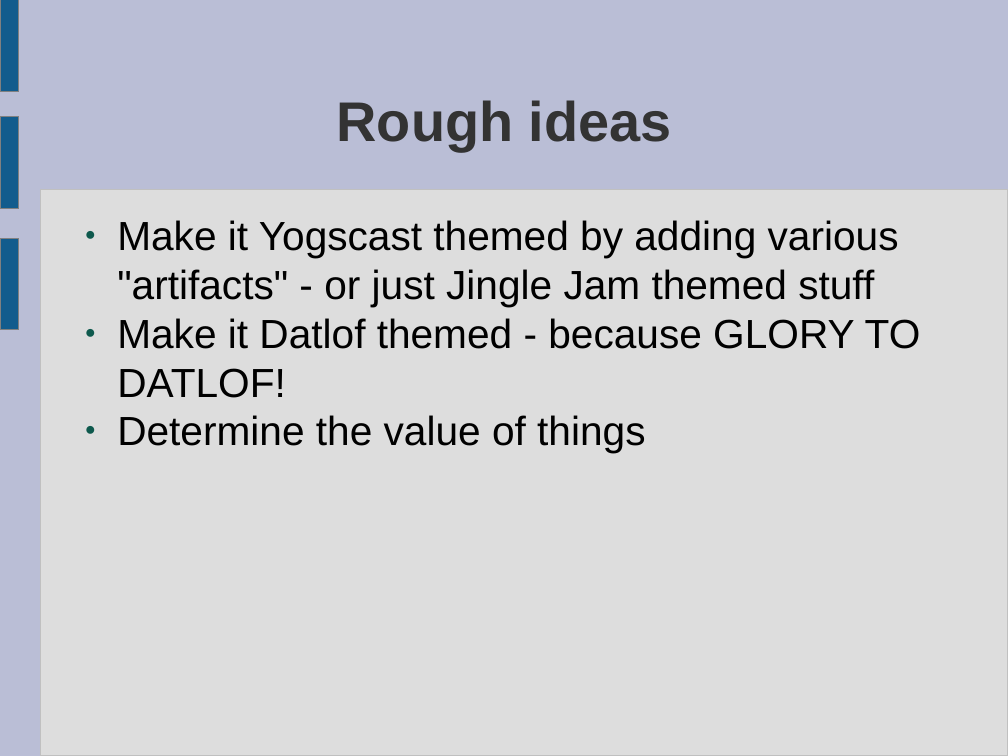
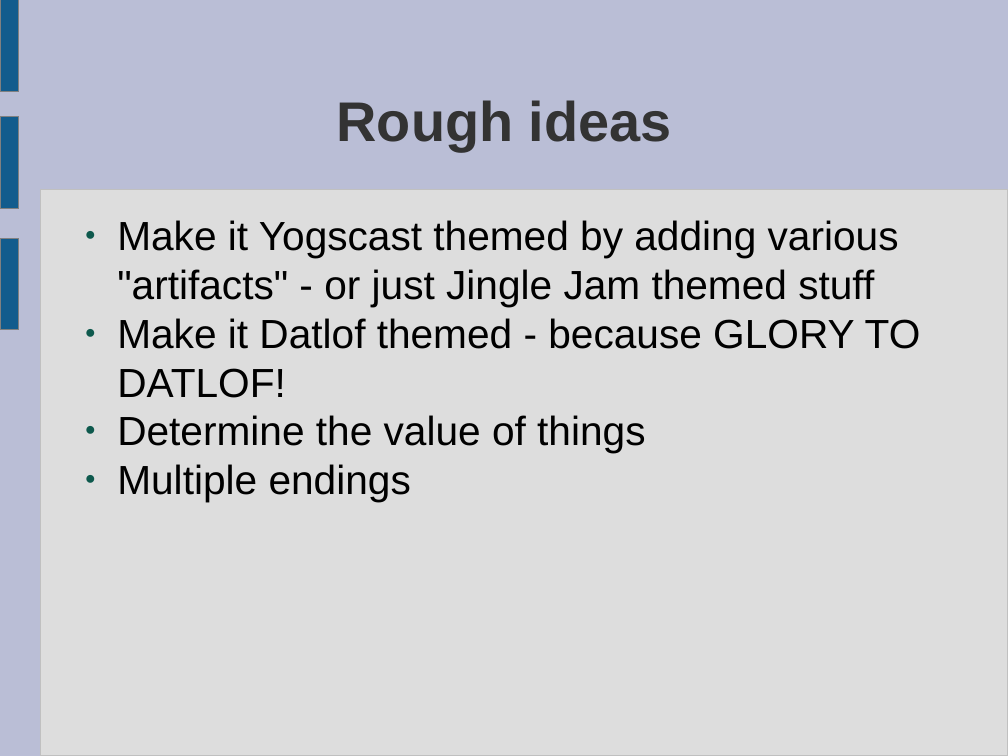
Before and after one commit to ktosox/JingleGameJam2024, a slide deck: slide 2 of GDD.odp. Drawn at 1008x756 pixels with LibreOffice and Linux fonts; fonts in the diff are those of the drawing. Boxes give left, top, right and bottom in pixels: in the first picture for what was removed or moved away, otherwise in the second. Text is boxed around its words. In the diff, an @@ line names an element or a change of style, - is before the commit and + after.

```diff
--- a/GDD.odp
+++ b/GDD.odp
@@ text at box(117, 464, 411, 502): paragraph added @@
+● Multiple endings
```
Also in this commit, not shown: 11 other slides changed, 2 slides added, 11 other files.
